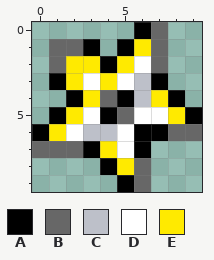
Edited in one commit: pixel-art sprite (Content/Images/UI/Cursor_3.png). The picture above is the old version.
The file is 20x20 pixels, drawn in blocks of 2x2; one block is one cell here.
Palette (. is transparent): A #000000  B #676767  C #bdc0c9  D #ffffff  E #ffea00
Pixels before, first column x 0:
 0 ......AB..
 1 .BBA.AEB..
 2 .BEEAEDB..
 3 .AEDEDCA..
 4 ..AEBACEA.
 5 .AEDABDDEA
 6 AEDCCDAABB
 7 BBBAEDA...
 8 ....AEB...
 9 .....AB...
New version:
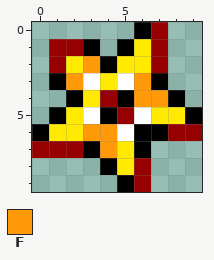
Colours new in this view: F #ff9908
Edits made:
colour B: #676767 -> #970000
y 2: x 3 E -> F; x 6 D -> E
y 3: x 2 E -> F; x 6 C -> F
y 4: x 6..7 CE -> FF
y 5: x 7 D -> E
y 6: x 2..4 DCC -> EFF
y 7: x 4..5 ED -> FE
Where, in picture pixels (left, top, right, bottom), the same in both pictures:
changed: (32, 22, 202, 192)
